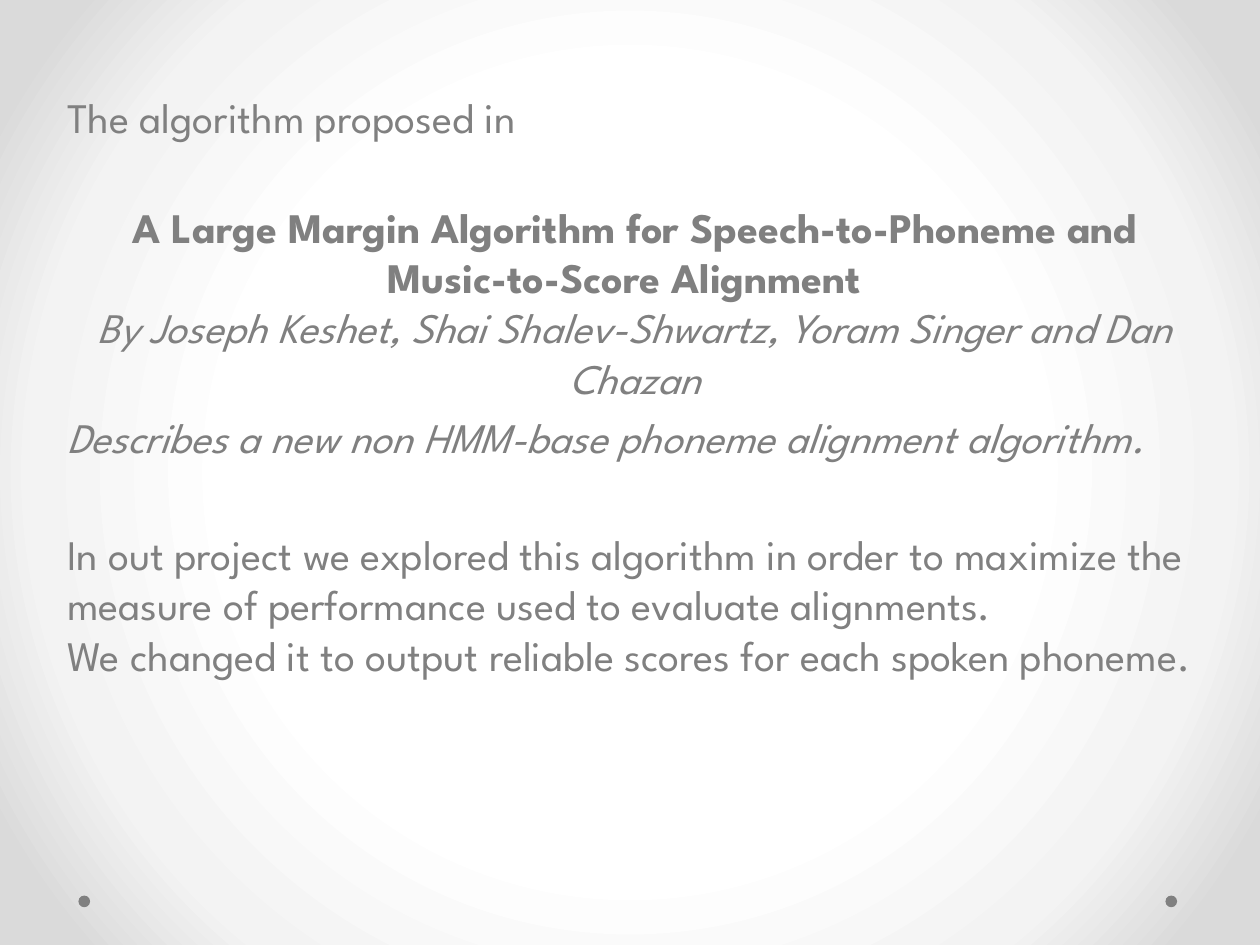
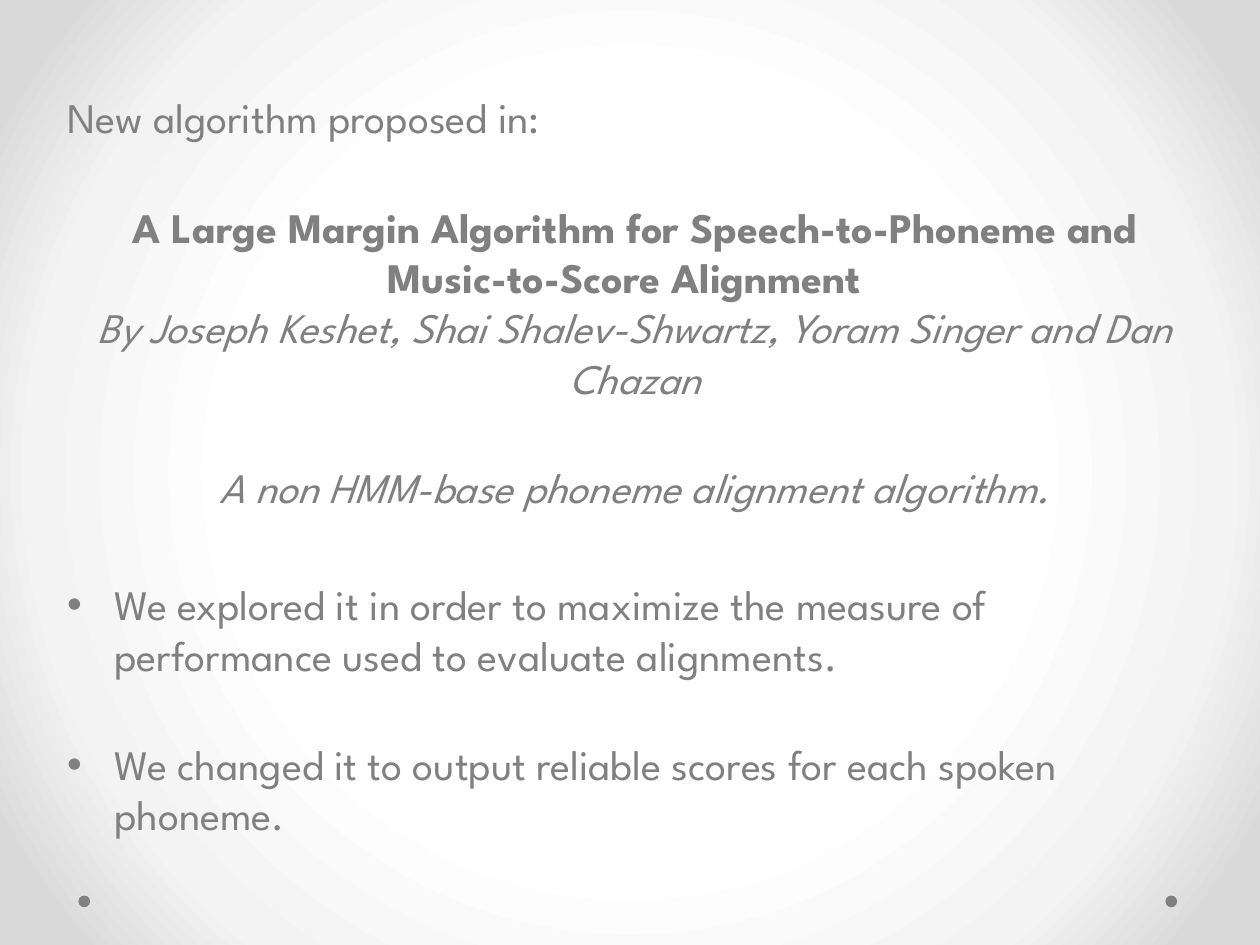
Before and after one commit to nitzanz2/pronunciation-feedback, a slide deck: slide 6 of Pronanciation-feedback - Slideshow.pptx. Drawn at 1260x945 pixels with LibreOffice and Linux fonts; fonts in the diff are those of the drawing. Boxes give left, top, right and bottom in pixels: in the first picture for what was removed or moved away, otherwise in the second. Text is boxed around its words. In the diff, an @@ line names an element or a change of style, - is before the commit and + after.

```diff
--- a/Pronanciation-feedback - Slideshow.pptx
+++ b/Pronanciation-feedback - Slideshow.pptx
@@ text at (67, 104, 540, 142): text changed @@
-The algorithm proposed in
+New algorithm proposed in:
@@ text at (114, 474, 1057, 839): text changed @@
-Describes a new non HMM-base phoneme alignment algorithm.
-In out project we explored this algorithm in order to maximize the measure of performance used to evaluate alignments.
-We changed it to output reliable scores for each spoken phoneme.
+A non HMM-base phoneme alignment algorithm.
+• We explored it in order to maximize the measure of performance used to evaluate alignments.
+• We changed it to output reliable scores for each spoken phoneme.
```
Also in this commit, not shown: 13 other slides changed, 4 slides added, 1 other file.
